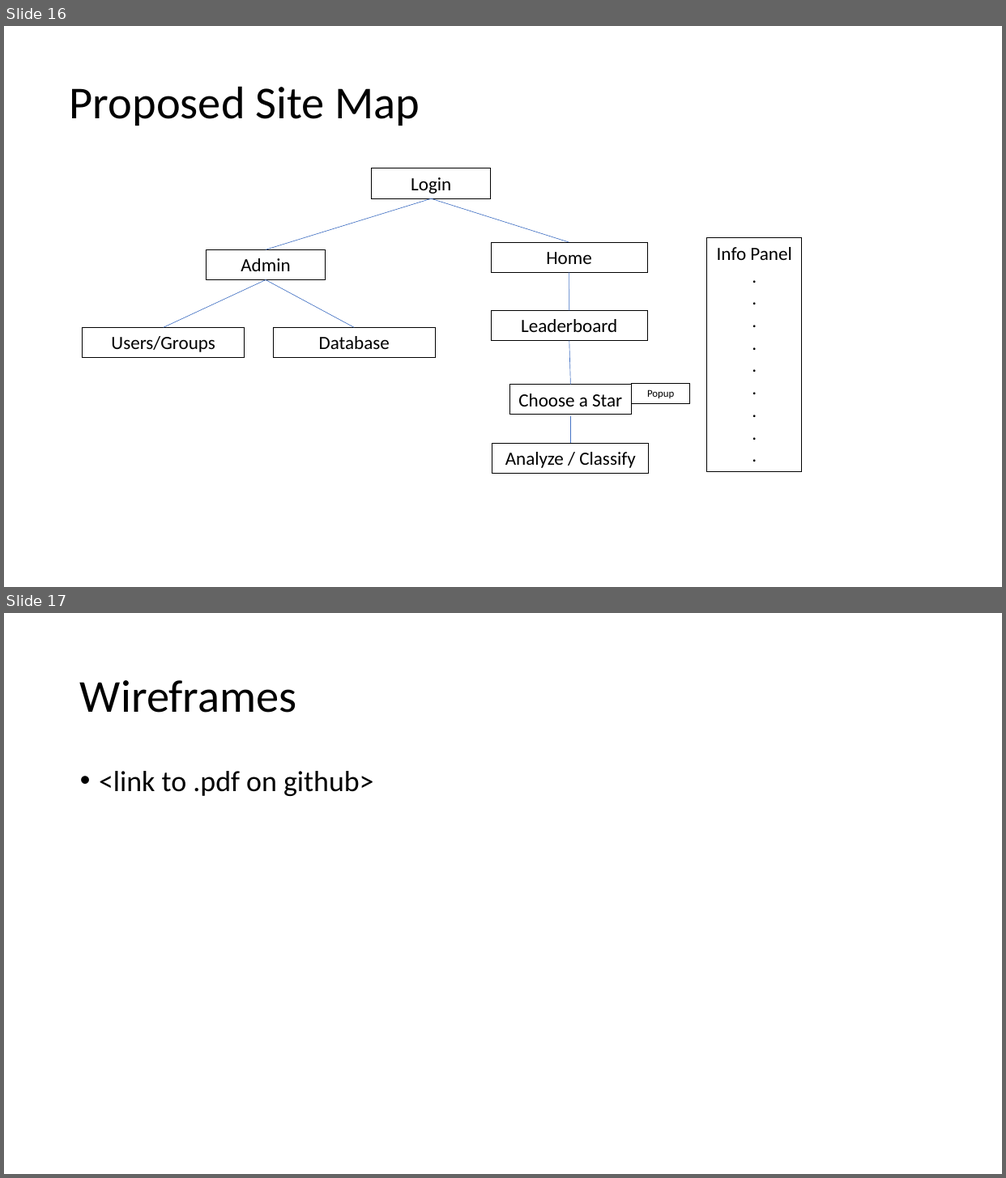
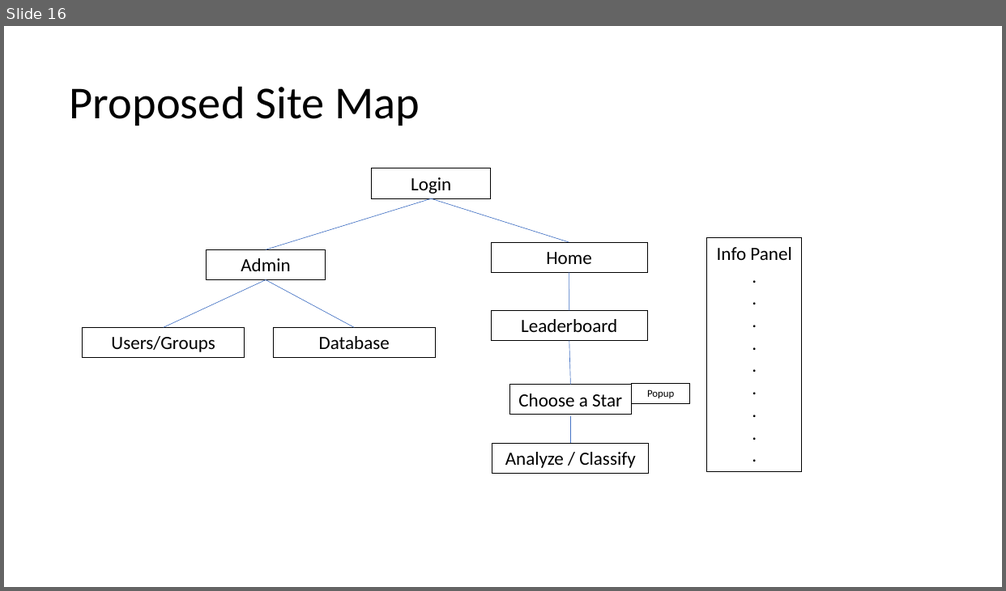
Before and after one commit to cwinsor/django_103_plasticc_and_ux, a slide deck: presentation.pptx. Shown one above the other, each under a label of ours: slides 16 and 17 before the commit, slide 16 after it. The pictures are 1006x1178 and 1006x591 pixels, drawn with LibreOffice and Linux fonts; fonts in the diff are those of the drawing. Boxes give left, top, right and bottom in pixels: in the first picture for what was removed or moved away, otherwise in the second. Text is boxed around its words. In the diff, an @@ line names an element or a change of style, - is before the commit and + after.

```diff
--- a/presentation.pptx
+++ b/presentation.pptx
@@ slide 17 removed at bbox=[4, 613, 1002, 1174], background #FFFFFF @@
@@ title removed at bbox=[80, 680, 297, 713] @@
-Wireframes
@@ text removed at bbox=[99, 771, 374, 796] @@
-• <link to .pdf on github>
```
Also in this commit, not shown: 18 slides changed, 16 slides added, 2 other slides removed, 4 other files.
